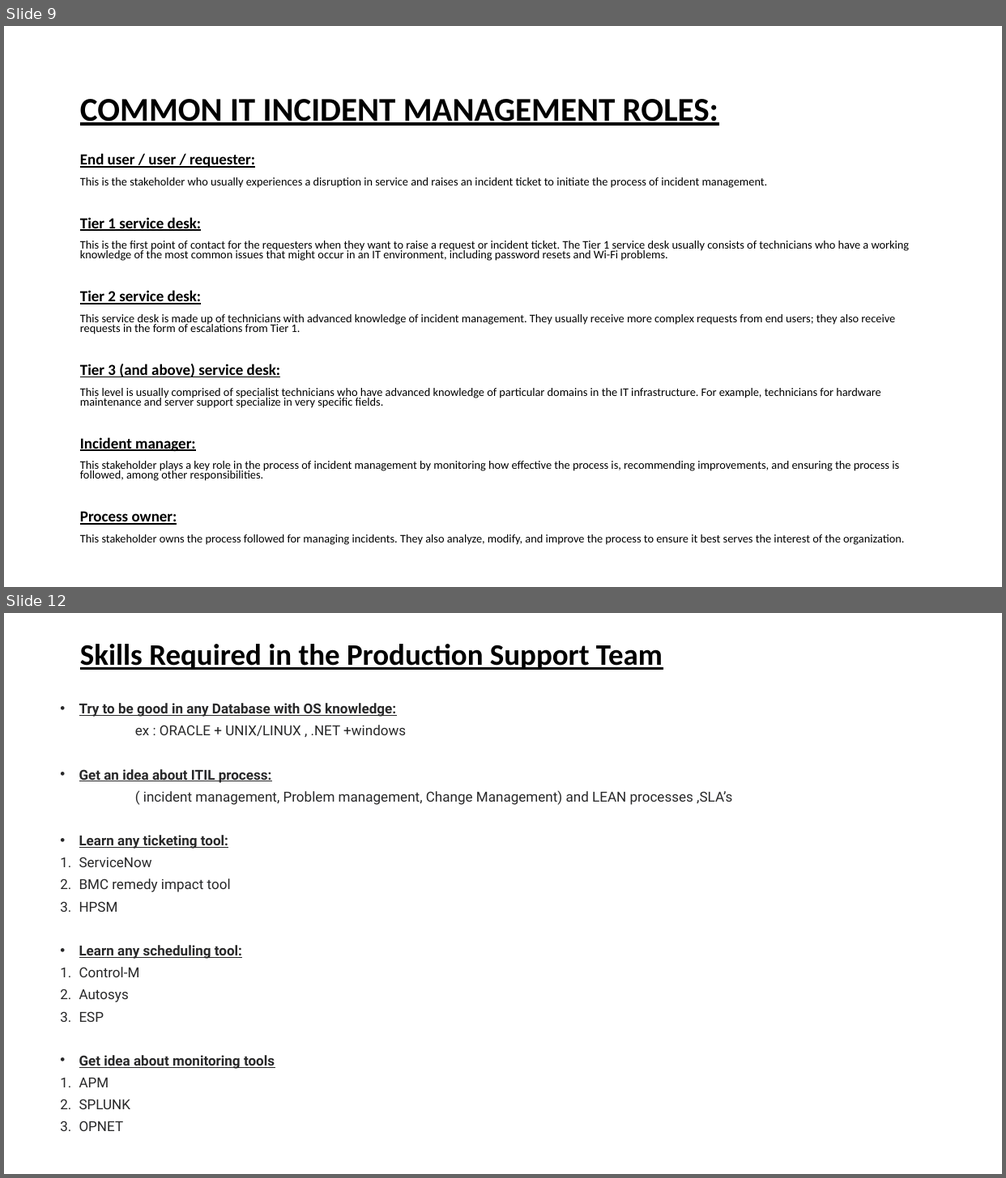
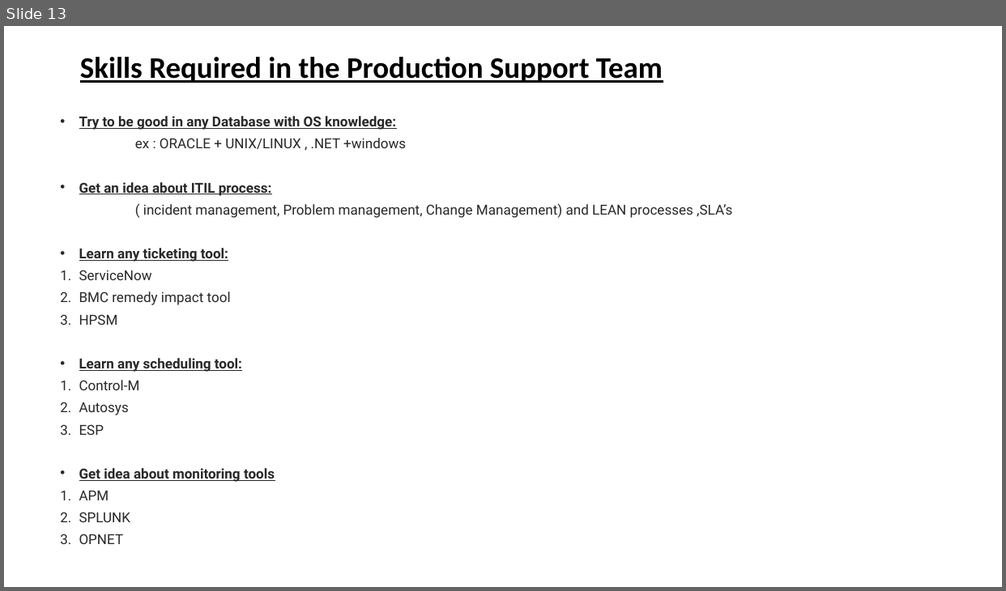
Before and after one commit to spoorthiempowher/Empowher-Curriculum, a slide deck: Prod Support/EmpowHer - Production Support.pptx. Shown one above the other, each under a label of ours: slides 9 and 12 before the commit, slide 13 after it; the slides between them are not shown. The pictures are 1006x1178 and 1006x591 pixels, drawn with LibreOffice and Linux fonts; fonts in the diff are those of the drawing. Boxes give left, top, right and bottom in pixels: in the first picture for what was removed or moved away, otherwise in the second. Text is boxed around its words. In the diff, an @@ line names an element or a change of style, - is before the commit and + after.

Commit message:
Adding Prod Support PPT

```diff
--- a/Prod Support/EmpowHer - Production Support.pptx
+++ b/Prod Support/EmpowHer - Production Support.pptx
@@ slide 9 removed at [4,26,1002,587], background #FFFFFF @@
@@ title removed at [80,99,718,126] @@
-COMMON IT INCIDENT MANAGEMENT ROLES:
@@ text removed at [80,153,910,545] @@
-End user / user / requester:
-This is the stakeholder who usually experiences a disruption in service and raises an incident ticket to initiate the process of incident management.
-Tier 1 service desk:
-This is the first point of contact for the requesters when they want to raise a request or incident ticket. The Tier 1 service desk usually consists of technicians who have a working knowledge of the most common issues that might occur in an IT environment, including password resets and Wi-Fi problems.
-Tier 2 service desk:
-This service desk is made up of technicians with advanced knowledge of incident management. They usually receive more complex requests from end users; they also receive requests in the form of escalations from Tier 1.
-Tier 3 (and above) service desk:
-This level is usually comprised of specialist technicians who have advanced knowledge of particular domains in the IT infrastructure. For example, technicians for hardware maintenance and server support specialize in very specific fields.
-Incident manager:
-This stakeholder plays a key role in the process of incident management by monitoring how effective the process is, recommending improvements, and ensuring the process is followed, among other responsibilities.
-Process owner:
-This stakeholder owns the process followed for managing incidents. They also analyze, modify, and improve the process to ensure it best serves the interest of the organization.
@@ what was slide 12 is now slide 13 @@
```
Also in this commit, not shown: 3 slides changed, 5 slides added, 3 other slides removed.
